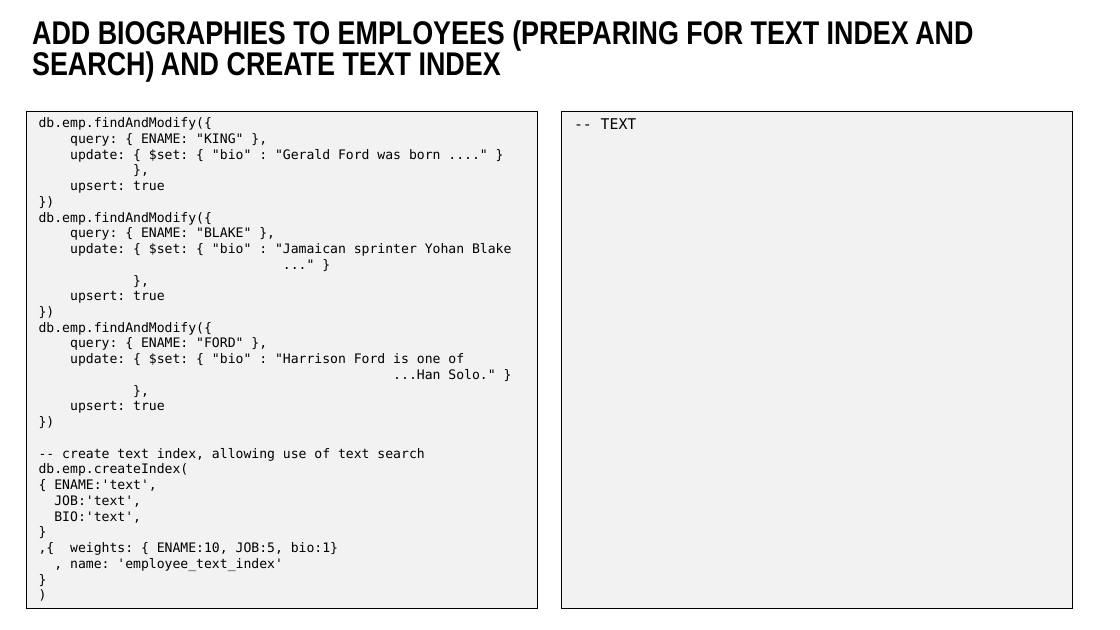
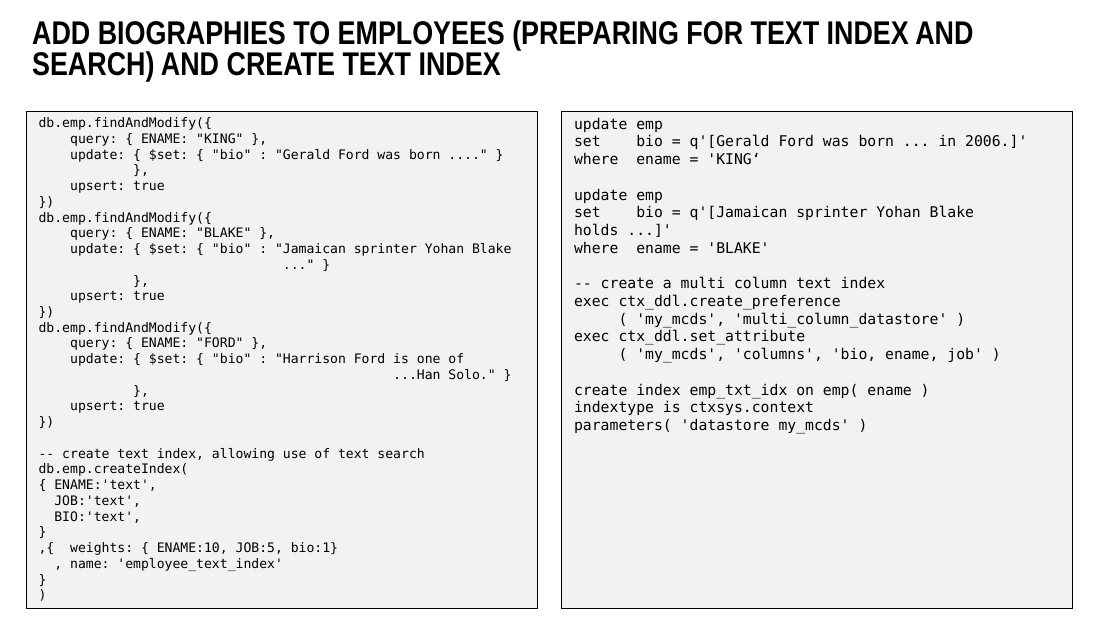
Before and after one commit to lucasjellema/sig-nosql-mongodb, a slide deck: slide 29 of mongodb-find-agg-vs-oracle-sql.pptx. Drawn at 1120x630 pixels with LibreOffice and Linux fonts; fonts in the diff are those of the drawing; background and template pictures are left out. Boxes give left, top, right and bottom in pixels: in the first picture for what was removed or moved away, otherwise in the second. Text is boxed around its words. In the diff, an @@ line names an element or a change of style, - is before the commit and + after.

Commit message:
adding Geo and Text in SQL query examples

```diff
--- a/mongodb-find-agg-vs-oracle-sql.pptx
+++ b/mongodb-find-agg-vs-oracle-sql.pptx
@@ text added at <box>574,117,1027,434</box>, 18 pt, text #000000 @@
+update emp
+set bio = q'[Gerald Ford was born ... in 2006.]'
+where ename = 'KING‘
+update emp
+set bio = q'[Jamaican sprinter Yohan Blake holds ...]'
+where ename = 'BLAKE'
+-- create a multi column text index
+exec ctx_ddl.create_preference
+( 'my_mcds', 'multi_column_datastore' )
+exec ctx_ddl.set_attribute
+( 'my_mcds', 'columns', 'bio, ename, job' )
+create index emp_txt_idx on emp( ename )
+indextype is ctxsys.context
+parameters( 'datastore my_mcds' )
@@ text removed at <box>601,118,637,129</box> @@
--- TEXT
```
Also in this commit, not shown: 5 other slides changed, 2 other files.
